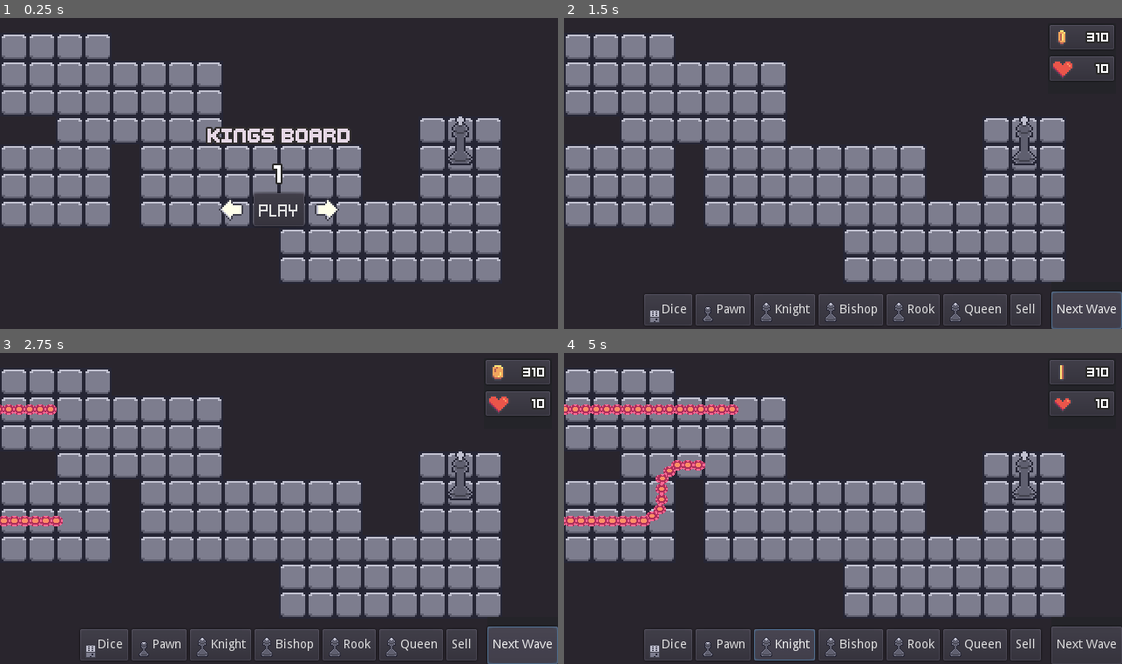
Above: before the commit, frames 1-4 (two rows, left to right).
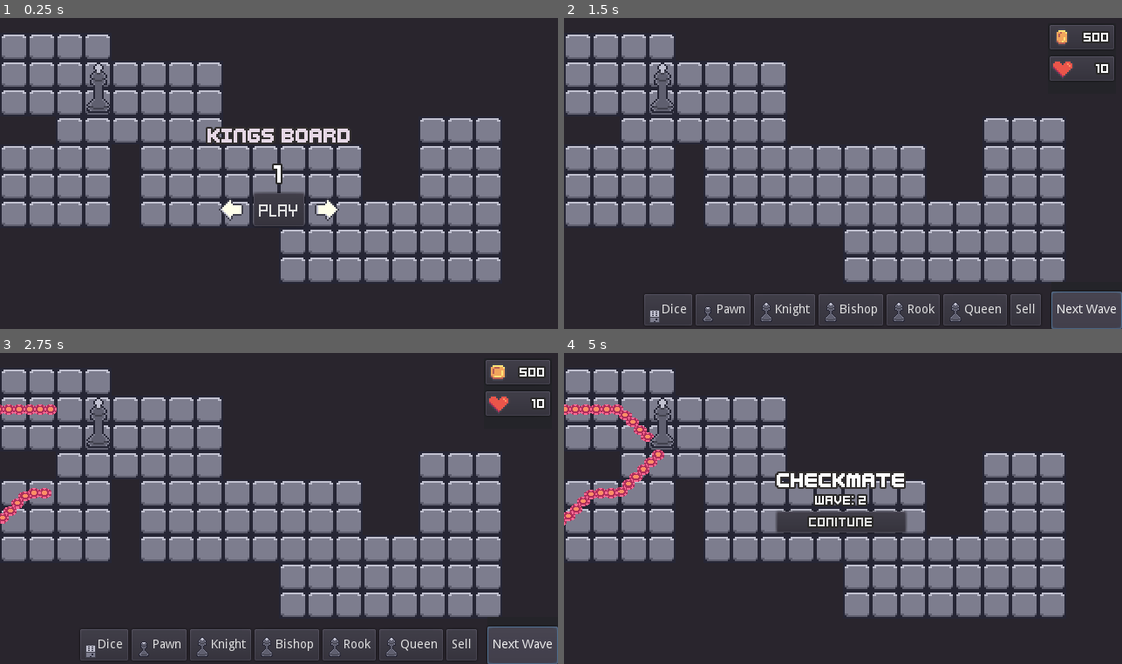
Above: after the commit, the same moments.

Repository: PetTurtle/LudumDare46
Game: Godot game, scene res://scenes/Game.tscn
The game is run twice, just before and just after one commit, with the same random seed, the same clock (stepped at 60 frames per second) and the same inputs.
Inputs:
- Up to frame 1 (0.25 s): no input
- Up to frame 2 (1.5 s): click "Play" at 0.5 s; click "Next Wave" at 1.25 s
- Up to frame 3 (2.75 s): click "Next Wave" at 2 s
- Up to frame 4 (5 s): click "Dice" at 2.75 s; click "Pawn" at 3.5 s; click "Knight" at 4.25 s

The runs differ from the first frame. In frame 1, 0.7% of the frame differs, in the area x 15-85%, y 14-48%; in frame 2, 0.8%; in frame 3, 1.4%; in frame 4, 11%, in the area x 0-100%, y 2-100%.

Commit message:
Game Over Logic

Diff:
--- a/src/scenes/Game.tscn
+++ b/src/scenes/Game.tscn
@@ -17,6 +17,7 @@
 [ext_resource path="res://script_ui/PlaceButton.gd" type="Script" id=15]
 [ext_resource path="res://script_ui/UI.gd" type="Script" id=16]
 [ext_resource path="res://script_ui/TowerContainer.gd" type="Script" id=17]
+[ext_resource path="res://script_ui/GameOverPanel.gd" type="Script" id=18]
 [ext_resource path="res://script_ui/LivesPanel.gd" type="Script" id=19]
 [ext_resource path="res://assets/coin/Coin9.png" type="Texture" id=20]
 [ext_resource path="res://assets/coin/Coin11.png" type="Texture" id=21]
@@ -66,6 +67,13 @@
 
 [sub_resource type="StyleBoxEmpty" id=4]
 
+[sub_resource type="StyleBoxFlat" id=5]
+bg_color = Color( 0.196078, 0.164706, 0.164706, 0.4 )
+
+[sub_resource type="StyleBoxEmpty" id=6]
+
+[sub_resource type="StyleBoxEmpty" id=7]
+
 [node name="Game" type="Node2D"]
 script = ExtResource( 6 )
 
@@ -77,6 +85,7 @@
 script = ExtResource( 16 )
 
 [node name="TowerContainer" type="HBoxContainer" parent="UI"]
+visible = false
 anchor_top = 1.0
 anchor_right = 1.0
 anchor_bottom = 1.0
@@ -149,6 +158,7 @@
 text = "Sell"
 
 [node name="NextWaveContainer" type="Panel" parent="UI"]
+visible = false
 anchor_left = 1.0
 anchor_top = 1.0
 anchor_right = 1.0
@@ -171,6 +181,7 @@
 }
 
 [node name="StatsPanel" type="Panel" parent="UI"]
+visible = false
 anchor_left = 0.999347
 anchor_right = 0.999347
 margin_left = -84.5818
@@ -211,7 +222,7 @@
 [node name="AnimatedSprite" type="AnimatedSprite" parent="UI/StatsPanel/VBoxContainer/CoinsPanel"]
 scale = Vector2( 2, 2 )
 frames = SubResource( 2 )
-frame = 8
+frame = 9
 speed_scale = 2.0
 playing = true
 centered = false
@@ -240,48 +251,8 @@
 playing = true
 centered = false
 
-[node name="PausePanel" type="Panel" parent="UI"]
-pause_mode = 2
-visible = false
-modulate = Color( 1, 1, 1, 0.478431 )
-anchor_right = 1.0
-anchor_bottom = 1.0
-script = ExtResource( 8 )
-__meta__ = {
-"_edit_use_anchors_": false
-}
-
-[node name="PausedLabel" type="Label" parent="UI/PausePanel"]
-anchor_left = 0.5
-anchor_top = 0.519
-anchor_right = 0.5
-anchor_bottom = 0.519
-margin_left = -23.0
-margin_top = -13.84
-margin_right = 23.0
-margin_bottom = 0.159973
-text = "Paused"
-__meta__ = {
-"_edit_use_anchors_": false
-}
-
-[node name="PausedLabel2" type="Label" parent="UI/PausePanel/PausedLabel"]
-anchor_left = 0.5
-anchor_top = 1.0
-anchor_right = 0.5
-anchor_bottom = 1.0
-margin_left = -48.5
-margin_top = 5.45822
-margin_right = 48.5
-margin_bottom = 19.4582
-text = "ESC to unpause"
-align = 1
-valign = 2
-__meta__ = {
-"_edit_use_anchors_": false
-}
-
 [node name="MenuPanel" type="Panel" parent="UI"]
+visible = false
 anchor_left = 0.5
 anchor_top = 0.5
 anchor_right = 0.5
@@ -371,6 +342,115 @@
 icon = ExtResource( 36 )
 flat = true
 
+[node name="PausePanel" type="Panel" parent="UI"]
+pause_mode = 2
+visible = false
+anchor_right = 1.0
+anchor_bottom = 1.0
+margin_top = -0.237839
+margin_bottom = -0.237854
+custom_styles/panel = SubResource( 5 )
+script = ExtResource( 8 )
+__meta__ = {
+"_edit_use_anchors_": false
+}
+
+[node name="Panel" type="Panel" parent="UI/PausePanel"]
+anchor_left = 0.5
+anchor_top = 0.5
+anchor_right = 0.5
+anchor_bottom = 0.5
+margin_left = -56.0
+margin_top = -50.0
+margin_right = 63.0
+margin_bottom = 59.0
+custom_styles/panel = SubResource( 6 )
+__meta__ = {
+"_edit_use_anchors_": false
+}
+
+[node name="VBoxContainer" type="VBoxContainer" parent="UI/PausePanel/Panel"]
+anchor_left = 0.5
+anchor_top = 0.5
+anchor_right = 0.5
+anchor_bottom = 0.5
+margin_left = -60.0
+margin_top = -54.5
+margin_right = 60.0
+margin_bottom = 54.5
+__meta__ = {
+"_edit_use_anchors_": false
+}
+
+[node name="Label" type="Label" parent="UI/PausePanel/Panel/VBoxContainer"]
+margin_right = 120.0
+margin_bottom = 36.0
+custom_fonts/font = ExtResource( 38 )
+text = "Paused"
+align = 1
+valign = 1
+
+[node name="ContinueButton" type="Button" parent="UI/PausePanel/Panel/VBoxContainer"]
+margin_top = 40.0
+margin_right = 120.0
+margin_bottom = 64.0
+custom_fonts/font = ExtResource( 3 )
+text = "Continue"
+
+[node name="MenuButton" type="Button" parent="UI/PausePanel/Panel/VBoxContainer"]
+margin_top = 68.0
+margin_right = 120.0
+margin_bottom = 92.0
+custom_fonts/font = ExtResource( 3 )
+text = "Exit"
+
+[node name="GameOverPanel" type="Panel" parent="UI"]
+visible = false
+anchor_left = 0.5
+anchor_top = 0.5
+anchor_right = 0.5
+anchor_bottom = 0.5
+margin_left = -76.0
+margin_top = -39.0
+margin_right = 76.0
+margin_bottom = 39.0
+custom_styles/panel = SubResource( 7 )
+script = ExtResource( 18 )
+__meta__ = {
+"_edit_use_anchors_": false
+}
+
+[node name="VBoxContainer" type="VBoxContainer" parent="UI/GameOverPanel"]
+margin_right = 40.0
+margin_bottom = 40.0
+__meta__ = {
+"_edit_use_anchors_": false
+}
+
+[node name="TitleLabel" type="Label" parent="UI/GameOverPanel/VBoxContainer"]
+margin_right = 148.0
+margin_bottom = 18.0
+custom_fonts/font = ExtResource( 34 )
+text = "Checkmate!"
+align = 1
+valign = 1
+
+[node name="WaveLabel" type="Label" parent="UI/GameOverPanel/VBoxContainer"]
+margin_top = 22.0
+margin_right = 148.0
+margin_bottom = 40.0
+custom_fonts/font = ExtResource( 3 )
+text = "Wave: 0"
+align = 1
+valign = 1
+
+[node name="ContinueButton" type="Button" parent="UI/GameOverPanel/VBoxContainer"]
+margin_top = 44.0
+margin_right = 148.0
+margin_bottom = 68.0
+custom_fonts/font = ExtResource( 3 )
+text = "Conitune"
+
 [node name="Bullets" type="YSort" parent="."]
 script = ExtResource( 1 )
 
@@ -385,3 +465,5 @@
 [connection signal="pressed" from="UI/MenuPanel/LevelPanel/HBox/LeftButton" to="UI/MenuPanel" method="prev_level"]
 [connection signal="pressed" from="UI/MenuPanel/LevelPanel/HBox/PlayButton" to="UI/MenuPanel" method="play"]
 [connection signal="pressed" from="UI/MenuPanel/LevelPanel/HBox/RightButton" to="UI/MenuPanel" method="next_level"]
+[connection signal="pressed" from="UI/PausePanel/Panel/VBoxContainer/ContinueButton" to="UI/PausePanel" method="unpause"]
+[connection signal="pressed" from="UI/GameOverPanel/VBoxContainer/ContinueButton" to="UI/GameOverPanel" method="_on_continue"]
--- a/src/scenes/maps/Map1.tscn
+++ b/src/scenes/maps/Map1.tscn
@@ -39,4 +39,4 @@
 position = Vector2( -168.237, 7.83289 )
 
 [node name="King" parent="." instance=ExtResource( 2 )]
-position = Vector2( 103.984, -7.40585 )
+position = Vector2( -103.368, -37.6579 )
--- /dev/null
+++ b/src/script_ui/GameOverPanel.gd
@@ -0,0 +1,17 @@
+extends Panel
+
+onready var wave_label : Label = $VBoxContainer/WaveLabel
+
+var game_data : GameData
+var game_manager : GameManager
+func _ready():
+	game_data = get_node("/root/GameData")
+	game_manager = get_node("/root/GameManager")
+
+func show_panel(value : bool):
+	visible = value
+	if visible:
+		wave_label.text = "Wave: " + String(game_data.get_wave_count())
+
+func _on_continue():
+	game_manager.main_menu()
--- a/src/script_ui/PausePanel.gd
+++ b/src/script_ui/PausePanel.gd
@@ -1,12 +1,21 @@
 extends Panel
 
-
+onready var menu_button : Button = $Panel/VBoxContainer/MenuButton
 var game_manager : GameManager
 
 func _ready():
 	game_manager = get_node("/root/GameManager")
 	game_manager.connect("pause", self, "_on_pause")
 	game_manager.connect("unpause", self, "_on_unpause")
+	menu_button.connect("pressed", self, "gameover")
+
+
+func gameover():
+	unpause()
+	game_manager.main_menu()
+
+func unpause():
+	game_manager.toggle_pause()
 
 func _on_pause():
 	visible = true
--- a/src/script_ui/UI.gd
+++ b/src/script_ui/UI.gd
@@ -10,6 +10,7 @@
 onready var next_wave_container = $NextWaveContainer
 onready var stats_panel = $StatsPanel
 onready var menu_panel = $MenuPanel
+onready var game_over_panel = $GameOverPanel
 
 func _ready():
 	tower_container.connect("place_unit", self, "_on_place_unit")
@@ -22,12 +23,21 @@
 	tower_container.show_panel(true)
 	next_wave_container.show_panel(true)
 	stats_panel.show_panel(true)
+	game_over_panel.show_panel(false)
+	menu_panel.show_panel(false)
+
+func mode_game_over():
+	tower_container.show_panel(false)
+	next_wave_container.show_panel(false)
+	stats_panel.show_panel(false)
+	game_over_panel.show_panel(true)
 	menu_panel.show_panel(false)
 
 func mode_menu():
 	tower_container.show_panel(false)
 	next_wave_container.show_panel(false)
 	stats_panel.show_panel(false)
+	game_over_panel.show_panel(false)
 	menu_panel.show_panel(true)
 
 func _on_place_unit(unit_name):
--- a/src/scripts/Bullets.gd
+++ b/src/scripts/Bullets.gd
@@ -14,3 +14,7 @@
 	var bullet : Bullet = bullet_prefab.instance()
 	add_child(bullet)
 	bullet.set_bullet(pos, moves, direction, gameMap)
+
+func clear_all():
+	for node in get_children():
+		node.queue_free()
--- a/src/scripts/Game.gd
+++ b/src/scripts/Game.gd
@@ -23,6 +23,8 @@
 	ui.connect("mode_sell", self, "_on_mode_sell")
 	ui.connect("next_wave", self, "_on_next_wave")
 	game_manager.connect("game_start", self, "start_game")
+	game_manager.connect("gameover", self, "game_over")
+	game_manager.connect("main_menu", self, "end_game")
 
 func _unhandled_input(event: InputEvent) -> void:
 	if not event is InputEventMouseButton:
@@ -65,8 +67,14 @@
 	ui.mode_game()
 	bullets.set_map(map)
 
+func game_over():
+	ui.mode_game_over()
+
 func end_game():
 	ui.mode_menu()
+	game_data.clear_all()
+	bullets.clear_all()
+	towers.clear_all()
 
 func load_map(map_prefab):
 	if map != null:
--- a/src/scripts/GameData.gd
+++ b/src/scripts/GameData.gd
@@ -7,11 +7,10 @@
 var towers = []
 var tower_count = []
 var cost_multi = 0.1
+var wave_count : int = 0
 
 func _ready():
 	_load_towers()
-
-
 
 func get_tower_def(name : String) -> TowerDef:
 	var key = towers_to_key[name]
@@ -31,6 +30,16 @@
 	tower_count[key] -= 1
 	emit_signal("tower_removed")
 
+func set_wave_count(value):
+	wave_count = value
+
+func get_wave_count() -> int:
+	return wave_count
+
+func clear_all():
+	for i in range(tower_count.size()):
+		tower_count[i] = 0
+
 func _load_towers():
 	var key = 0
 	var dir = Directory.new()
--- a/src/scripts/GameManager.gd
+++ b/src/scripts/GameManager.gd
@@ -6,6 +6,7 @@
 signal king_damaged(lives_left)
 signal game_start()
 signal gameover()
+signal main_menu()
 
 var map_index = 0
 var maps = []
@@ -22,14 +23,21 @@
 	game.load_map(maps[map_index])
 
 func _input(_input):
-	if Input.is_action_just_released("game_pause") and active:
-		_toggle_pause()
+	if Input.is_action_just_pressed("game_pause") and active:
+		toggle_pause()
 
 func new_game():
 	lives = 10
 	coins = 500
 	active = true
 	emit_signal("game_start")
+	emit_signal("coin_update", coins)
+	emit_signal("king_damaged", lives)
+
+func main_menu():
+	emit_signal("main_menu")
+	game.load_map(maps[map_index])
+	active = false
 
 func next_map():
 	map_index = (map_index + 1) % maps.size()
@@ -53,7 +61,7 @@
 func get_coins() -> int:
 	return coins
 
-func _toggle_pause():
+func toggle_pause():
 	get_tree().paused = !get_tree().paused
 	if get_tree().paused:
 		emit_signal("pause")
--- a/src/scripts/Towers.gd
+++ b/src/scripts/Towers.gd
@@ -40,3 +40,7 @@
 
 func _on_fire(position, moves, direction):
 	emit_signal("fire", position, moves, direction)
+
+func clear_all():
+	for node in ySort.get_children():
+		node.queue_free()
--- a/src/scripts/WaveController.gd
+++ b/src/scripts/WaveController.gd
@@ -11,7 +11,10 @@
 var value_left : int = 0
 var spawnPoints = []
 
+var game_data : GameData
+
 func _ready():
+	game_data = get_node("/root/GameData")
 	timer.connect("timeout", self, "_on_spawn")
 	for node in get_children():
 		if node is Node2D:
@@ -19,6 +22,7 @@
 
 func next_wave():
 	waveCount += 1
+	game_data.set_wave_count(waveCount)
 	value_left = int(get_wave_value(waveCount))
 	timer.paused = false
 
Not shown: 1 places in src/scenes/Game.tscn that only renumber resources
